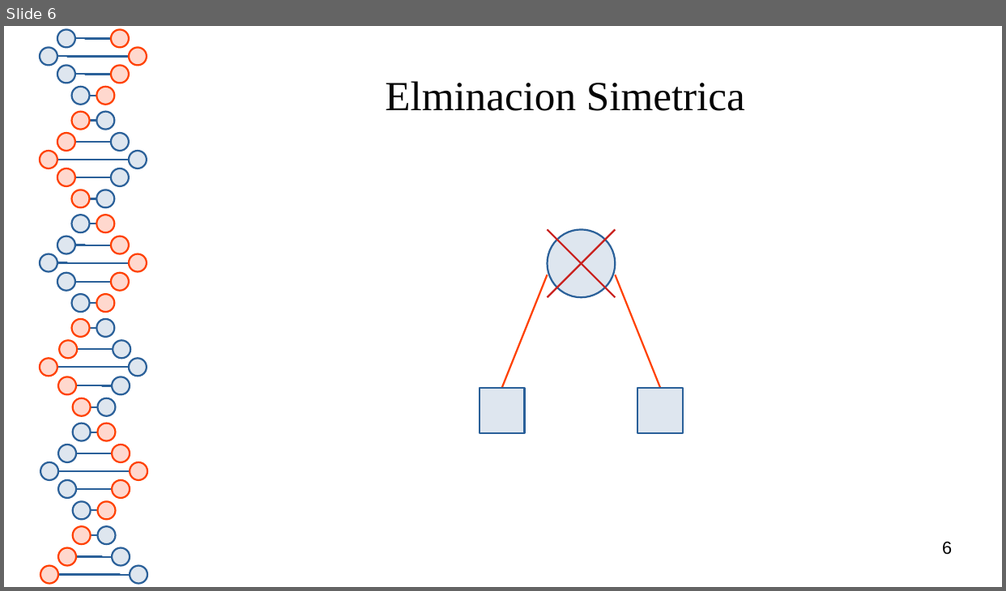
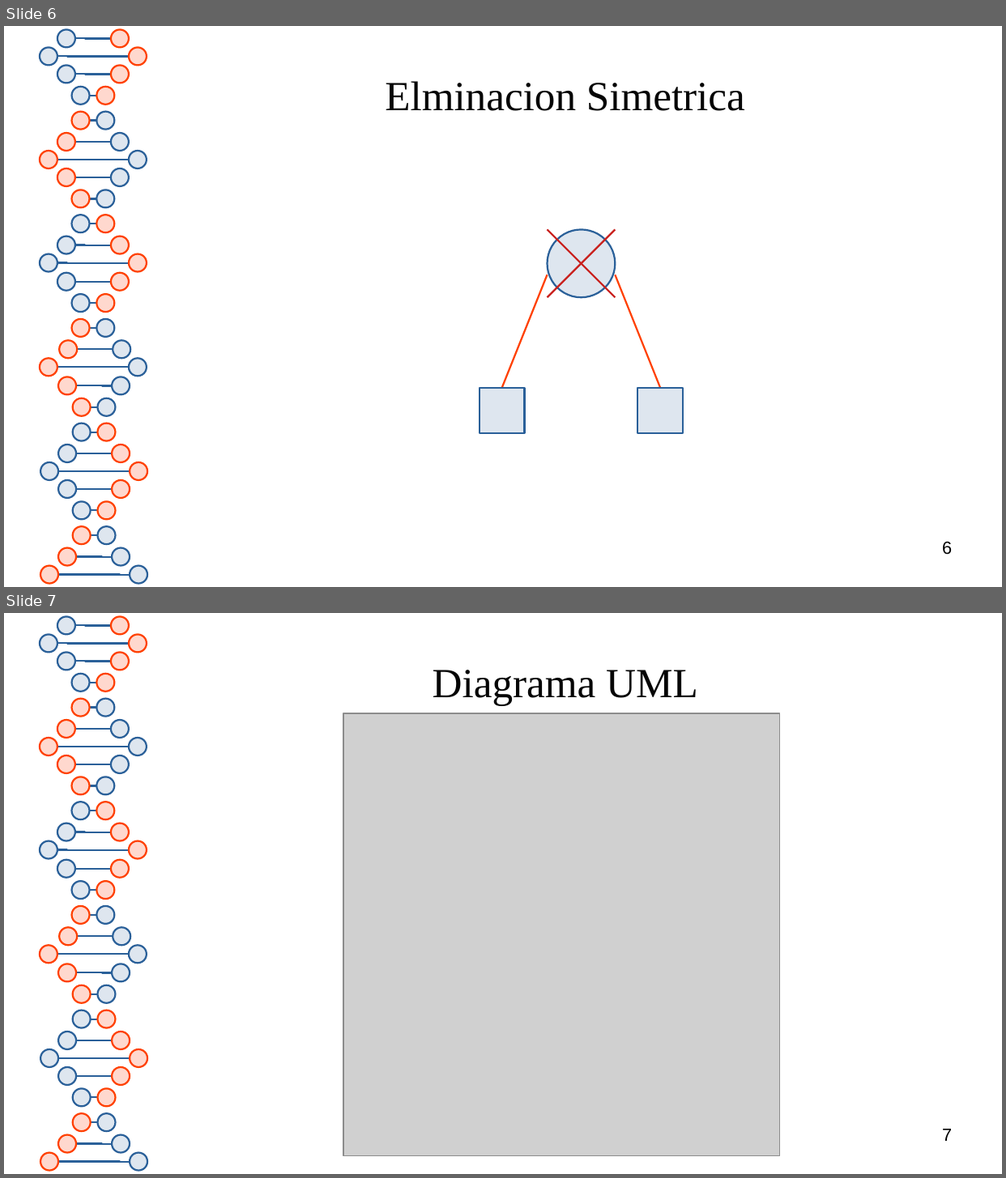
Before and after one commit to MrElmo3/pc4-aed, a slide deck: pc4.odp. Shown one above the other, each under a label of ours: slide 6 before the commit, slides 6 and 7 after it. The pictures are 1006x591 and 1006x1178 pixels, drawn with LibreOffice and Linux fonts; fonts in the diff are those of the drawing; grey boxes stand for pictures. Boxes give left, top, right and bottom in pixels: in the first picture for what was removed or moved away, otherwise in the second. Text is boxed around its words. In the diff, an @@ line names an element or a change of style, - is before the commit and + after.

Commit message:
uml added

```diff
--- a/pc4.odp
+++ b/pc4.odp
@@ slide 7 added at box(4, 613, 1002, 1174), background #FFFFFF; not listed: 81 template elements that a slide beside it also shows @@
@@ title added at box(432, 670, 698, 705), 33 pt, text #050505 @@
+Diagrama UML
@@ picture added at box(343, 713, 780, 1157) @@
@@ page number added at box(942, 1129, 952, 1141), 14 pt, text #000000 @@
+7
```
